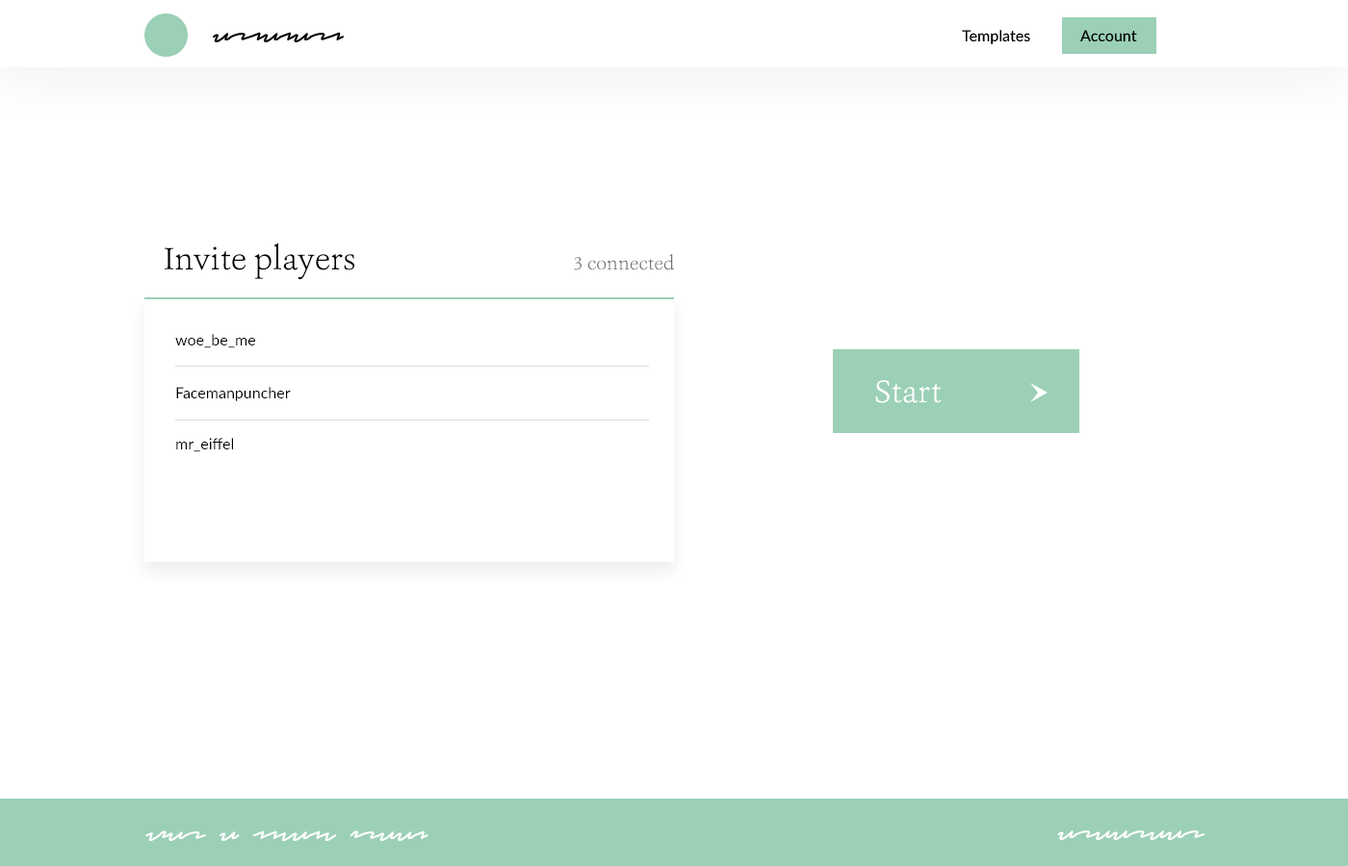
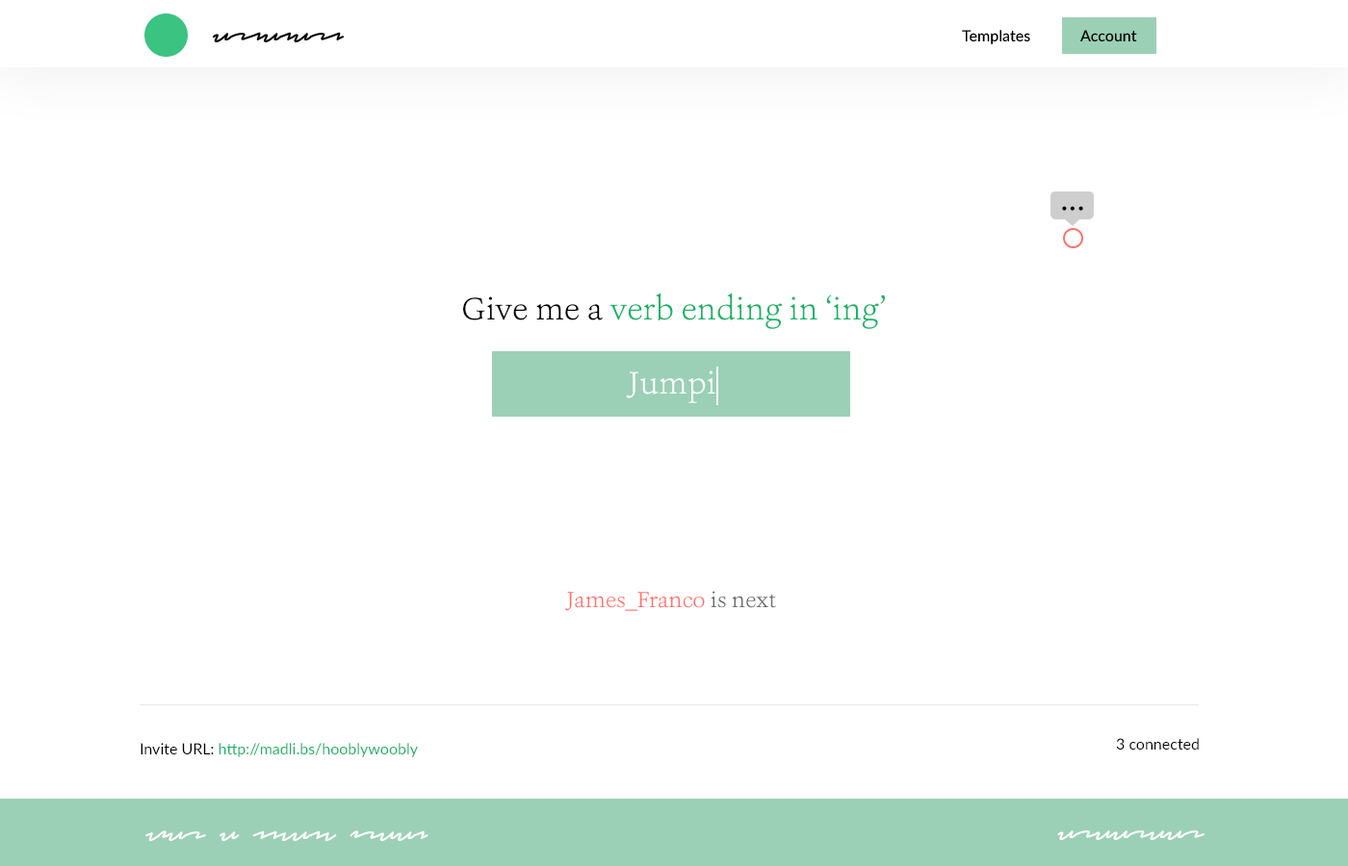
Two versions of the same layered image (1348x866). Layer-by-layer changes:
painted on "header" over (x1=144, y1=13, x2=188, y2=57)
removed group "start" (3 layers) from group "content" over (x1=832, y1=349, x2=1080, y2=434)
removed layer "Start" from group "start" over (x1=875, y1=380, x2=942, y2=404)
added group "meta" with 3 layers in group "content" over (x1=139, y1=704, x2=1199, y2=758)
added layer "Invite URL: http://madli.bs/hooblywoobly" in group "meta" over (x1=140, y1=743, x2=418, y2=758)
added layer "Shape 2" in group "meta" over (x1=139, y1=704, x2=1199, y2=706)
moved "3 connected" into group "meta", painted on it over (x1=573, y1=254, x2=1199, y2=750)
removed layer "Invite players" from group "players" over (x1=164, y1=242, x2=355, y2=281)
removed layer "Facemanpuncher" from group "players" over (x1=176, y1=386, x2=291, y2=402)
removed layer "Shape 1 copy 2" from group "players" over (x1=144, y1=297, x2=674, y2=300)
added group "next" with 1 layers in group "content" over (x1=565, y1=591, x2=776, y2=612)
added layer "James_Franco is next" (74%) in group "next" over (x1=565, y1=591, x2=776, y2=612)
added group "chat" with 3 layers in group "content" over (x1=1050, y1=191, x2=1094, y2=247)
added layer "Rounded Rectangle 1" in group "chat" over (x1=1050, y1=191, x2=1094, y2=227)
added group "now" with 4 layers in group "content" over (x1=463, y1=292, x2=885, y2=417)
added layer "Jumpi" in group "now" over (x1=625, y1=370, x2=716, y2=404)
moved "Shape 1" into group "now", painted on it over (x1=175, y1=365, x2=719, y2=406)
removed layer "Rectangle 2" from group "players" over (x1=175, y1=299, x2=674, y2=453)
moved "Rectangle 1" into group "now", painted on it over (x1=491, y1=349, x2=1080, y2=434)
removed group "players" (10 layers) from group "content" over (x1=144, y1=242, x2=674, y2=453)
added layer "Give me a verb ending in ‘ing’" in group "now" over (x1=463, y1=292, x2=885, y2=330)
…and 6 more changes (2 added, 4 removed)
